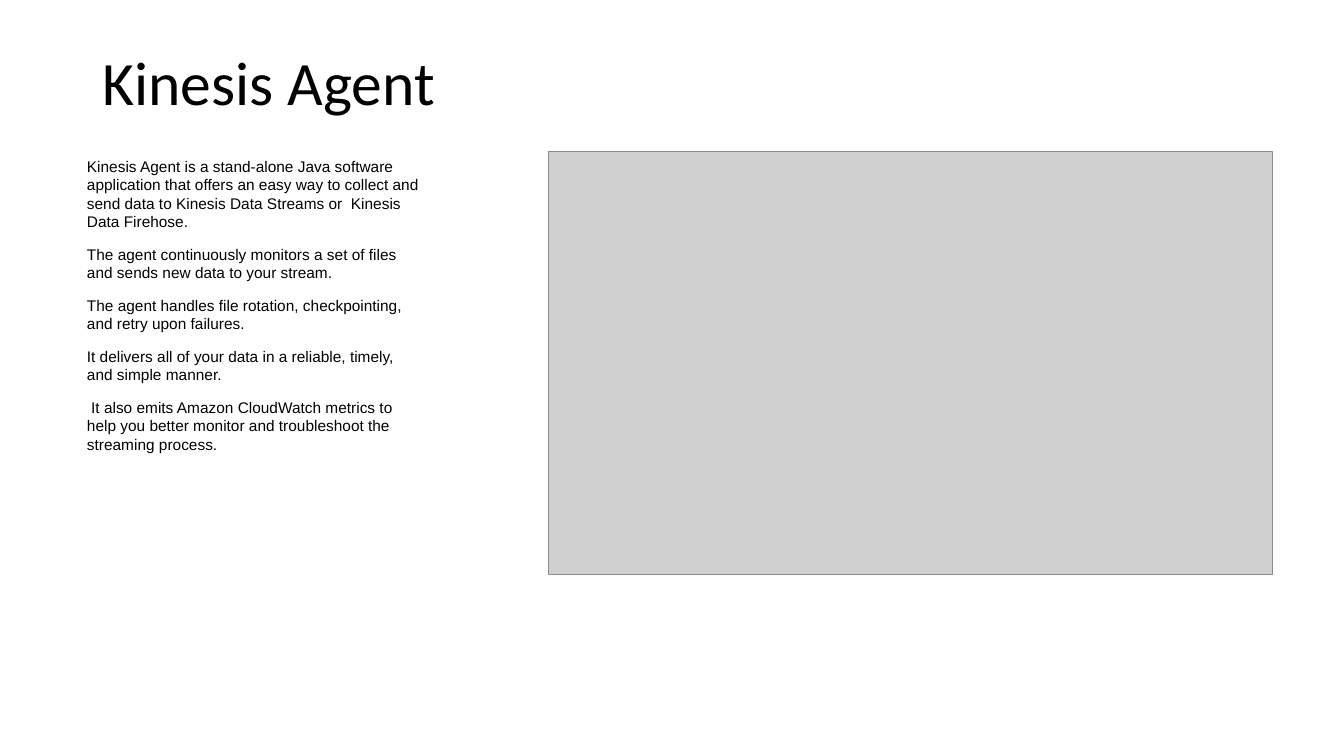
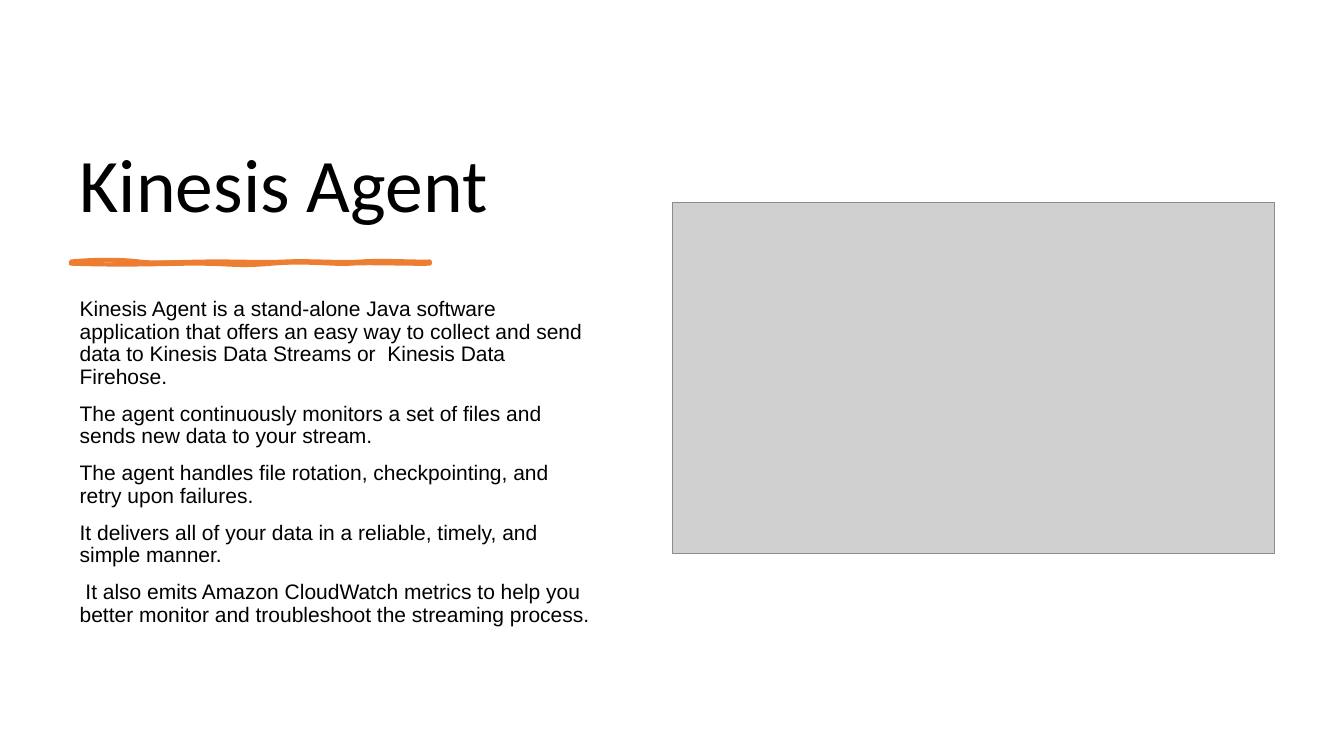
Before and after one commit to IlyaChakun/aws-iba-courses, a slide deck: slide 8 of lecture-materials/Analytics/Kinesis/Kinesis.pptx (slide 6 before the commit). Drawn at 1344x756 pixels with LibreOffice and Linux fonts; fonts in the diff are those of the drawing; grey boxes stand for pictures. Boxes give left, top, right and bottom in pixels: in the first picture for what was removed or moved away, otherwise in the second. Text is boxed around its words. In the diff, an @@ line names an element or a change of style, - is before the commit and + after.

```diff
--- a/lecture-materials/Analytics/Kinesis/Kinesis.pptx
+++ b/lecture-materials/Analytics/Kinesis/Kinesis.pptx
@@ title "Kinesis Agent": place and size @@
-title "Kinesis Agent" at <box>102,62,435,116</box>
+title "Kinesis Agent" at <box>80,160,487,225</box>
@@ title "Kinesis Agent" at <box>80,160,487,225</box>: size 44 to 54 pt; vertical alignment middle to bottom @@
@@ picture: place and size @@
-picture at <box>548,151,1273,575</box>
+picture at <box>673,203,1274,555</box>
@@ freeform shape added at <box>71,262,430,264</box>, fill #ED7D31, outline #ED7D31 3 pt @@
@@ text "Kinesis Agent is a stand-alone ...": place and size @@
-text "Kinesis Agent is a stand-alone ..." at <box>87,161,419,453</box>
+text "Kinesis Agent is a stand-alone ..." at <box>80,300,589,626</box>
@@ text "Kinesis Agent is a stand-alone ..." at <box>80,300,589,626</box>: size 11 to 15 pt; line spacing 1 to 0.9 @@
```
Also in this commit, not shown: 12 other slides changed, 6 slides added, 2 slides removed.
